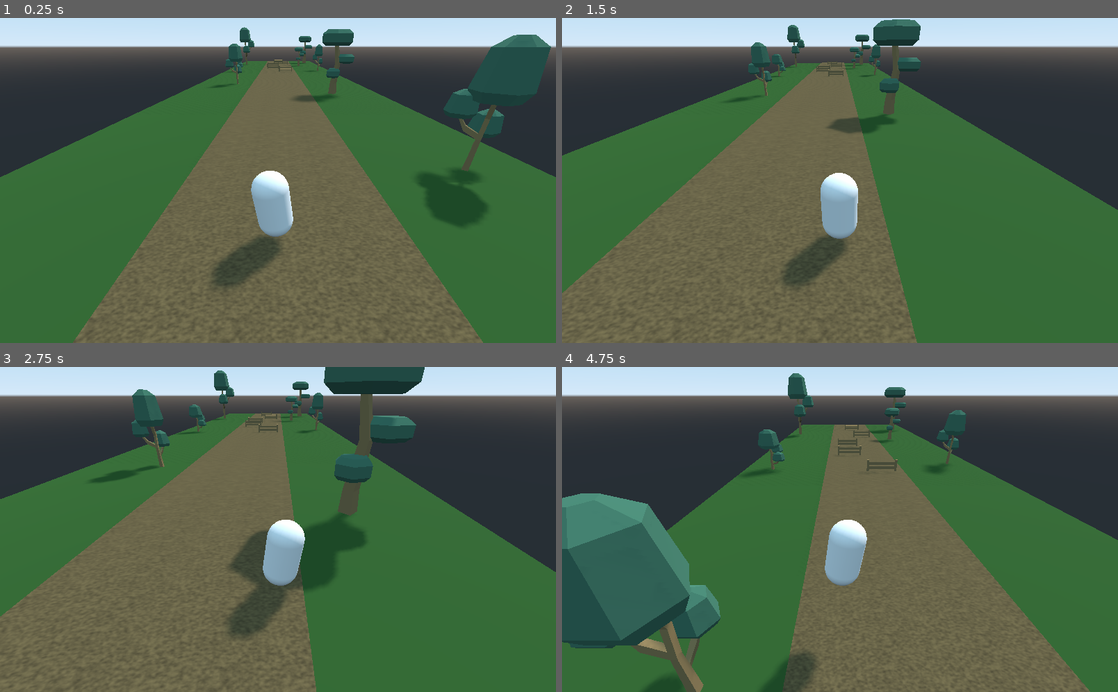
Above: before the commit, frames 1-4 (two rows, left to right).
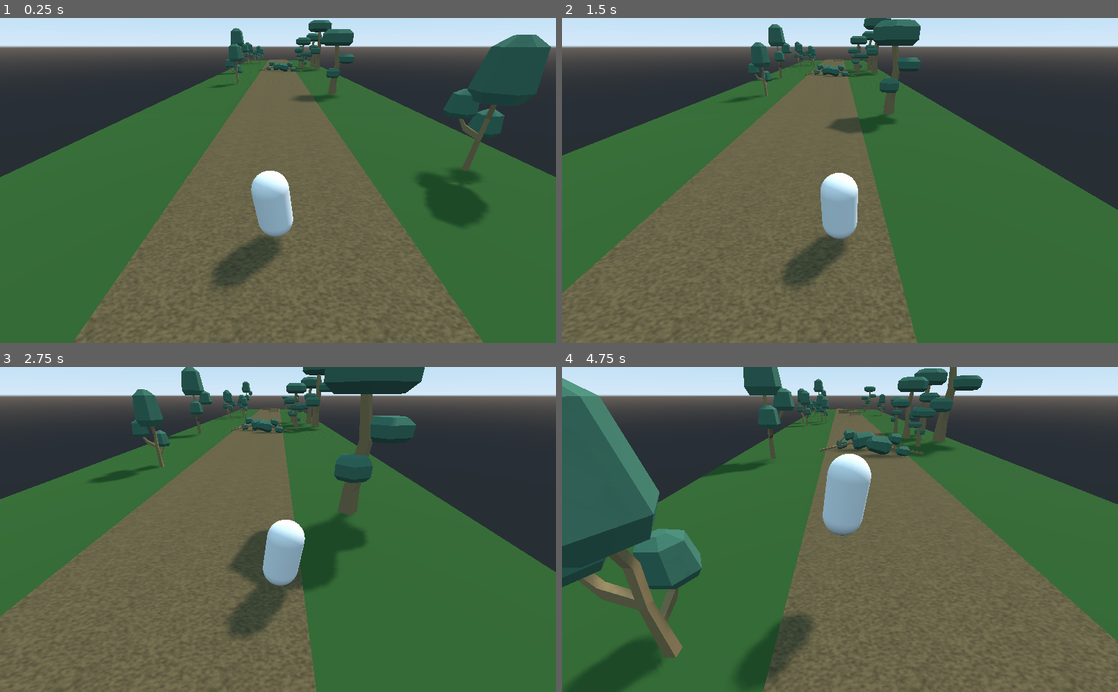
Above: after the commit, the same moments.

Repository: SPuntte/aitajuoksu-training
Game: Godot game, scene res://Main.tscn
The game is run twice, just before and just after one commit, with the same random seed, the same clock (stepped at 60 frames per second) and the same inputs.
Inputs:
- Up to frame 1 (0.25 s): no input
- Up to frame 2 (1.5 s): hold Right (move_right) 0.53-1.28 s; tap Space (jump) at 0.77 s; hold Left (move_left) from 1.28 s (still down)
- Up to frame 3 (2.75 s): tap Space (jump) at 1.52 s; release Left (move_left) at 2.03 s; hold Right (move_right) from 2.03 s (still down)
- Up to frame 4 (4.75 s): tap Space (jump) at 3.02, 3.77, 4.52 s; release Right (move_right) at 3.53 s; hold Left (move_left) from 3.53 s (still down)

The runs differ from the first frame. In frame 1, 1.0% of the frame differs, in the area x 1-99%, y 0-98%; in frame 2, 1.4%; in frame 3, 2.1%; in frame 4, 37%, in the area x 0-100%, y 0-100%.

Commit message:
Detach camera from player

Diff:
--- a/Main.gd
+++ b/Main.gd
@@ -7,8 +7,15 @@
 
 # References to nodes
 onready var player = $Player
+onready var camera_pivot = $CameraPivot
 
 
 # Called when the node enters the scene tree for the first time.
 func _ready():
 	player.setup_jump(jump_length, jump_height, run_speed)
+
+
+func _process(delta):
+	# Attach camera to the ground at player position
+	camera_pivot.translation = player.translation
+	camera_pivot.translation.y = 0
--- a/Main.tscn
+++ b/Main.tscn
@@ -1,9 +1,10 @@
-[gd_scene load_steps=5 format=2]
+[gd_scene load_steps=6 format=2]
 
 [ext_resource path="res://Player.tscn" type="PackedScene" id=1]
 [ext_resource path="res://RoadStart.tscn" type="PackedScene" id=2]
 [ext_resource path="res://Main.gd" type="Script" id=3]
 [ext_resource path="res://Road1.tscn" type="PackedScene" id=4]
+[ext_resource path="res://Road2.tscn" type="PackedScene" id=5]
 
 [node name="Main" type="Spatial"]
 script = ExtResource( 3 )
@@ -20,4 +21,12 @@
 shadow_enabled = true
 
 [node name="Road1" parent="." instance=ExtResource( 4 )]
+transform = Transform( 1, 0, 0, 0, 1, 0, 0, 0, 1, 0, 0, -100 )
+
+[node name="Road2" parent="." instance=ExtResource( 5 )]
 transform = Transform( 1, 0, 0, 0, 1, 0, 0, 0, 1, 0, 0, -50 )
+
+[node name="CameraPivot" type="Spatial" parent="."]
+
+[node name="Camera" type="Camera" parent="CameraPivot"]
+transform = Transform( 1, 0, 0, 0, 0.866025, 0.5, 0, -0.5, 0.866025, 0, 5, 5.19615 )
--- a/Player.tscn
+++ b/Player.tscn
@@ -22,6 +22,3 @@
 transform = Transform( 1, 0, 0, 0, -4.37114e-08, 1, 0, -1, -4.37114e-08, 0, 1, 0 )
 mesh = SubResource( 1 )
 skeleton = NodePath("../..")
-
-[node name="Camera" type="Camera" parent="."]
-transform = Transform( 1, 0, 0, 0, 0.866025, 0.5, 0, -0.5, 0.866025, 0, 5, 5.19615 )
